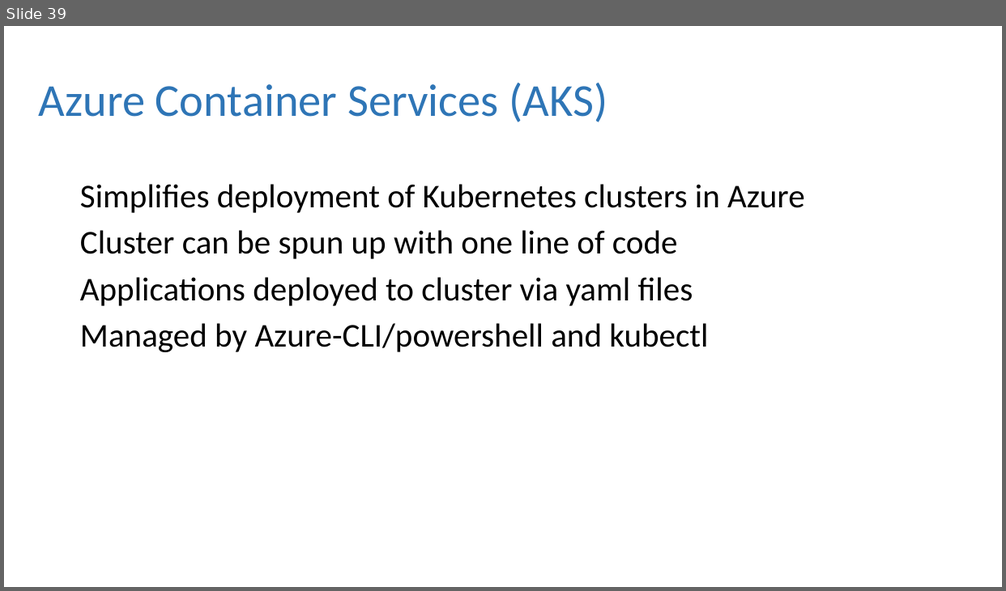
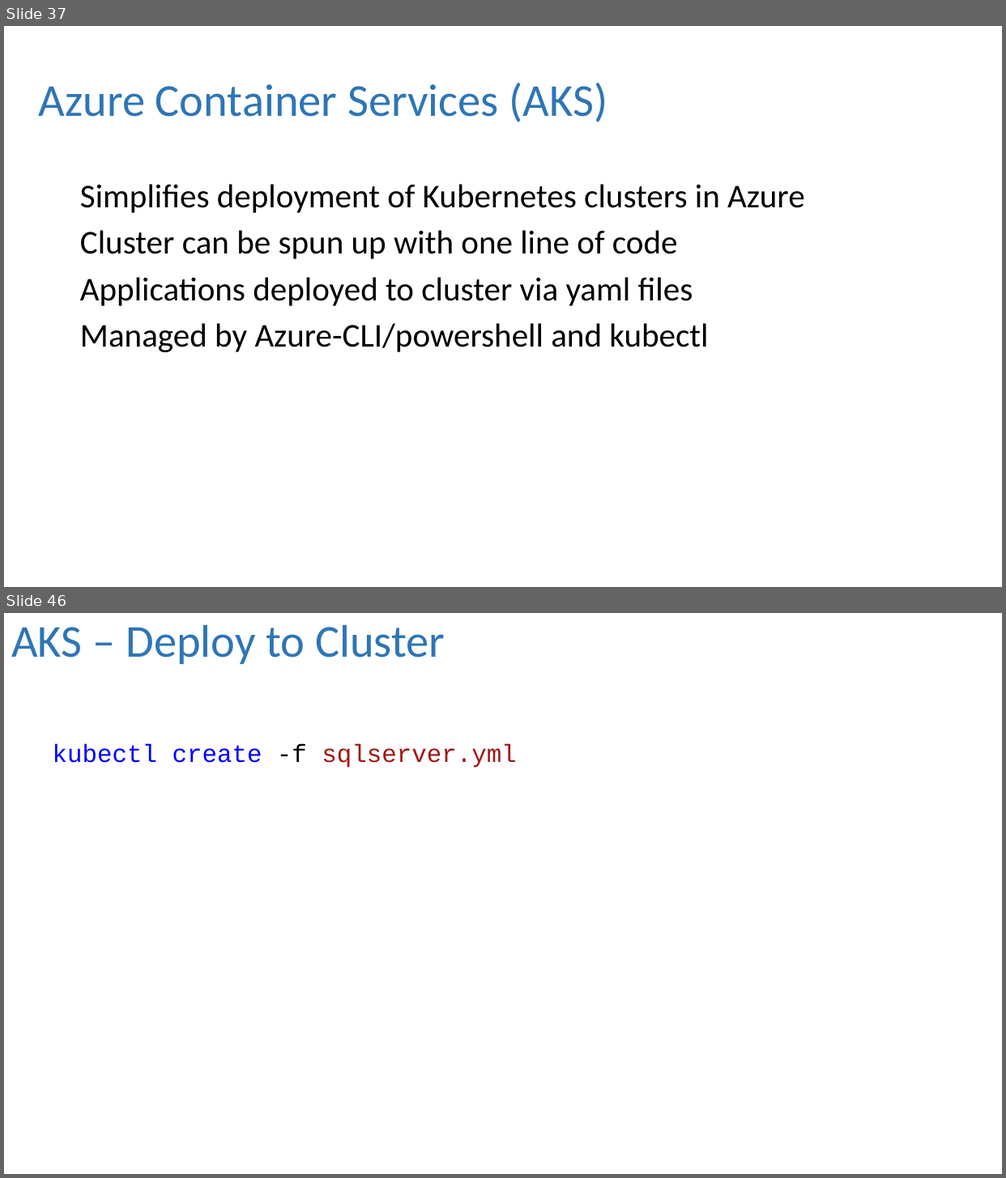
Before and after one commit to dbafromthecold/ContainersInTheCloud, a slide deck: ContainersInTheCloud.pptx. Shown one above the other, each under a label of ours: slide 39 before the commit, slides 37 and 46 after it; the slides between them are not shown. The pictures are 1006x591 and 1006x1178 pixels, drawn with LibreOffice and Linux fonts; fonts in the diff are those of the drawing; background and template pictures are left out. Boxes give left, top, right and bottom in pixels: in the first picture for what was removed or moved away, otherwise in the second. Text is boxed around its words. In the diff, an @@ line names an element or a change of style, - is before the commit and + after.

```diff
--- a/ContainersInTheCloud.pptx
+++ b/ContainersInTheCloud.pptx
@@ slide 46 added at <box>4,613,1002,1174</box>, background picture (left out) @@
@@ title added at <box>11,624,445,664</box>, 44 pt, text #2E75B6 @@
+AKS – Deploy to Cluster
@@ text added at <box>53,744,516,768</box>, 24 pt, text #0000FF @@
+kubectl create -f sqlserver.yml
@@ what was slide 39 is now slide 37 @@
```
Also in this commit, not shown: 3 slides changed, 12 other slides added, 2 slides removed, 3 other files.
